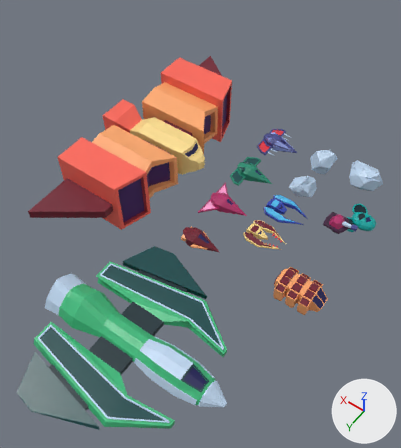
The Blender file blender/ships.blend: old version first, new version second.
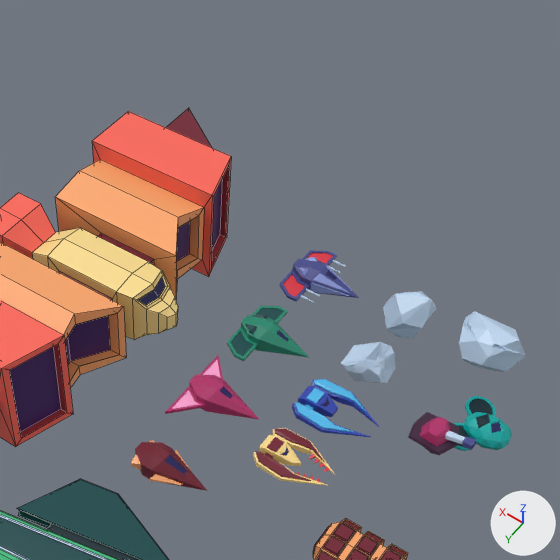
Each version is shown whole from a 50 mm camera at (-7.5, 25.4, 32.6) aimed at (8.2, 3.4, -1.9), then close up on the part from 28% to 100% of the width and 0% to 64% of the height. Every picture has the same lights, and +X, +Y and +Z are marked at lower right. The close-ups show mesh edges as thin lines.

The older version as bpy lines, for what is in view:
```python
me_cube_009 = bpy.data.meshes.new('Cube.009')
me_cube_009.from_pydata(...)  # 71 vertices, 64 faces; spans x -3.32..1.7, y -2.65..0.0, z -1.0..1.0
me_cube_009.materials.append(mat_enemyship)  # picture img_enemy_pallette_png
me_cube_010 = bpy.data.meshes.new('Cube.010')
me_cube_010.from_pydata(...)  # 51 vertices, 43 faces; spans x -2.13..1.09, y -1.87..0.0, z -0.64..0.64
me_cube_010.materials.append(mat_enemyship)  # picture img_enemy_pallette_png
me_sphere = bpy.data.meshes.new('Sphere')
me_sphere.from_pydata(...)  # 88 vertices, 79 faces; spans x -0.584..0.51, y -0.583..0.499, z -0.52..0.608
me_sphere.materials.append(mat_enemyship)  # picture img_enemy_pallette_png
ob_asteroid = bpy.data.objects.new('asteroid', me_sphere)
ob_asteroid.location = (3.21, -3.52, -0.55)
ob_asteroid.scale = (1.8, 1.8, 1.8)
ob_speeder = bpy.data.objects.new('speeder', me_cube_010)
ob_speeder.location = (7.22, 1.78, -0.28)
_m = ob_speeder.modifiers.new('Mirror', 'MIRROR')
_m.use_axis = (False, True, False)
_m.use_clip = True
ob_tracker = bpy.data.objects.new('tracker', me_cube_009)
ob_tracker.location = (7.28, -2.07, -0.18)
ob_tracker.scale = (0.64, 0.64, 0.64)
_m = ob_tracker.modifiers.new('Mirror', 'MIRROR')
_m.use_axis = (False, True, False)
_m.use_clip = True
# also in view: 's1.001' at (2.7, 3.1, 0.4); 's1' at (2.6, 0.3, 0.4); 'boss' at (15.1, -0.1, 0.5); 'blimp' at (-2.0, -3.7, -1.2); 'Boss2' at (4.7, 15.1, 0.7)
```
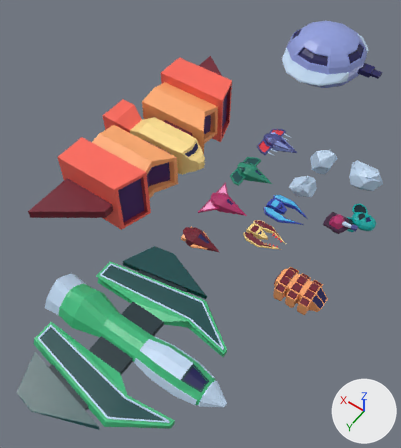
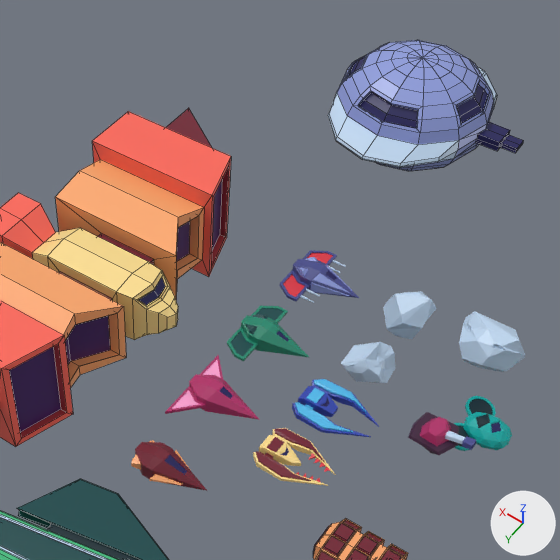
Pixel boxes (x1, y1, x2, y2) of what changed, in the close-ups (560 x 560 px):
```json
{"object": "Boss3", "change": "added", "after": [328, 40, 524, 171], "on screen": "blue"}
```

Edits to the scene script, one JSON object a line:
```json
{"op": "add", "block": "me_sphere_003", "code": ["me_sphere_003 = bpy.data.meshes.new('Sphere.003')", "me_sphere_003.from_pydata(...)  # 193 vertices, 172 faces; spans x -1.46..1.0, y -1.31..0.0, z -1.0..1.0", "me_sphere_003.materials.append(mat_enemyship)  # picture img_enemy_pallette_png"]}
{"op": "add", "block": "ob_boss3", "code": ["ob_boss3 = bpy.data.objects.new('Boss3', me_sphere_003)", "ob_boss3.location = (9.25, -18.47, 0.8)", "ob_boss3.scale = (3.86, 3.86, 2.62)", "_m = ob_boss3.modifiers.new('Mirror', 'MIRROR')", "_m.use_axis = (False, True, False)", "_m.use_clip = True"]}
```
